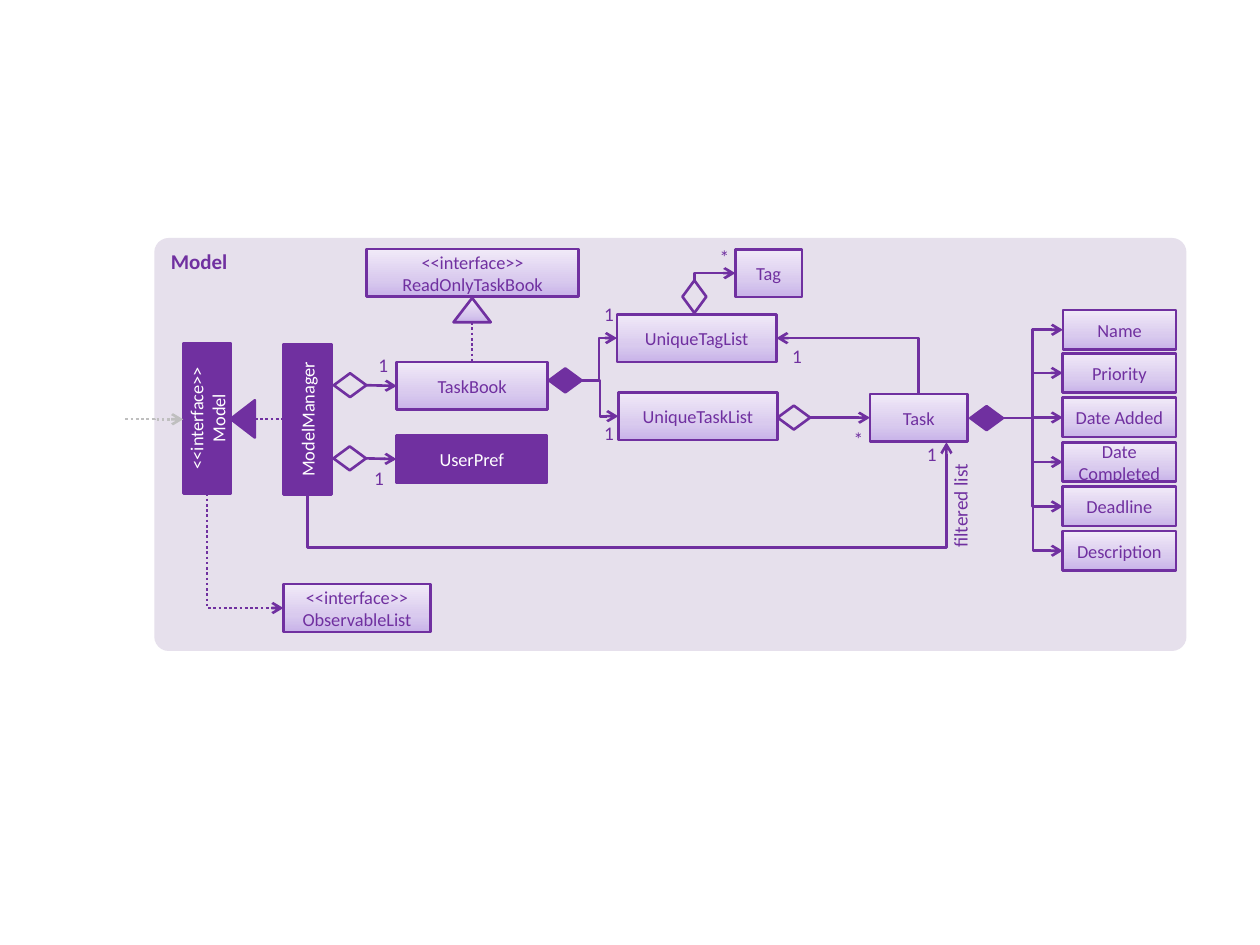
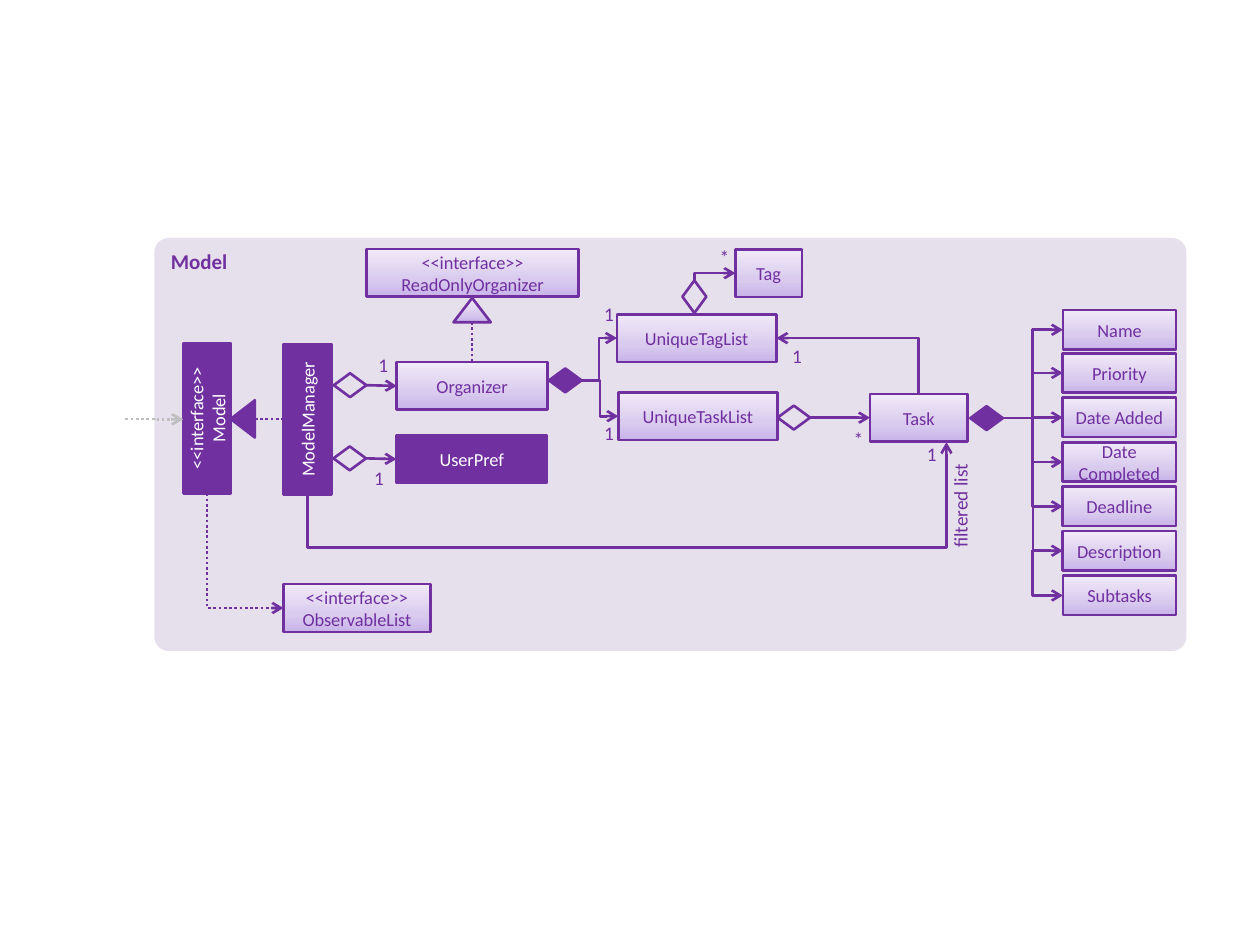
Before and after one commit to nus-cs2103-AY1718S2/addressbook-level4, a slide deck: slide 1 of docs/diagrams/ModelComponentClassDiagram.pptx. Drawn at 1260x945 pixels with LibreOffice and Linux fonts; fonts in the diff are those of the drawing. Boxes give left, top, right and bottom in pixels: in the first picture for what was removed or moved away, otherwise in the second. Text is boxed around its words. In the diff, an @@ line names an element or a change of style, - is before the commit and + after.

Commit message:
[#6][#13] Update documentation (#23)
* Update README
Travis Link update
Addressbook -> PrioriTask

* Add UserStories to DeveloperGuide

* Update UML diagrams and corresponding images

* Rename image files and update DeveloperGuide

```diff
--- a/docs/diagrams/ModelComponentClassDiagram.pptx
+++ b/docs/diagrams/ModelComponentClassDiagram.pptx
@@ text in rectangle at (x1=401, y1=256, x2=543, y2=296): text changed @@
-<<interface>>
-ReadOnlyTaskBook
+<<interface>>
+ReadOnlyOrganizer
@@ text in rectangle at (x1=436, y1=380, x2=507, y2=396): text changed @@
-TaskBook
+Organizer
@@ elbow arrow added from (1033, 549) to (1063, 596), #7030A0 1.5 pt @@
@@ rectangle added at (x1=1063, y1=576, x2=1177, y2=615), fill gradient #C9B5E8 to #D8CBEE to #F0EAF9, outline #7030A0 1.5 pt, 10.5 pt, text #7030A0 @@
+Subtasks
```
Also in this commit, not shown: 25 other files.
